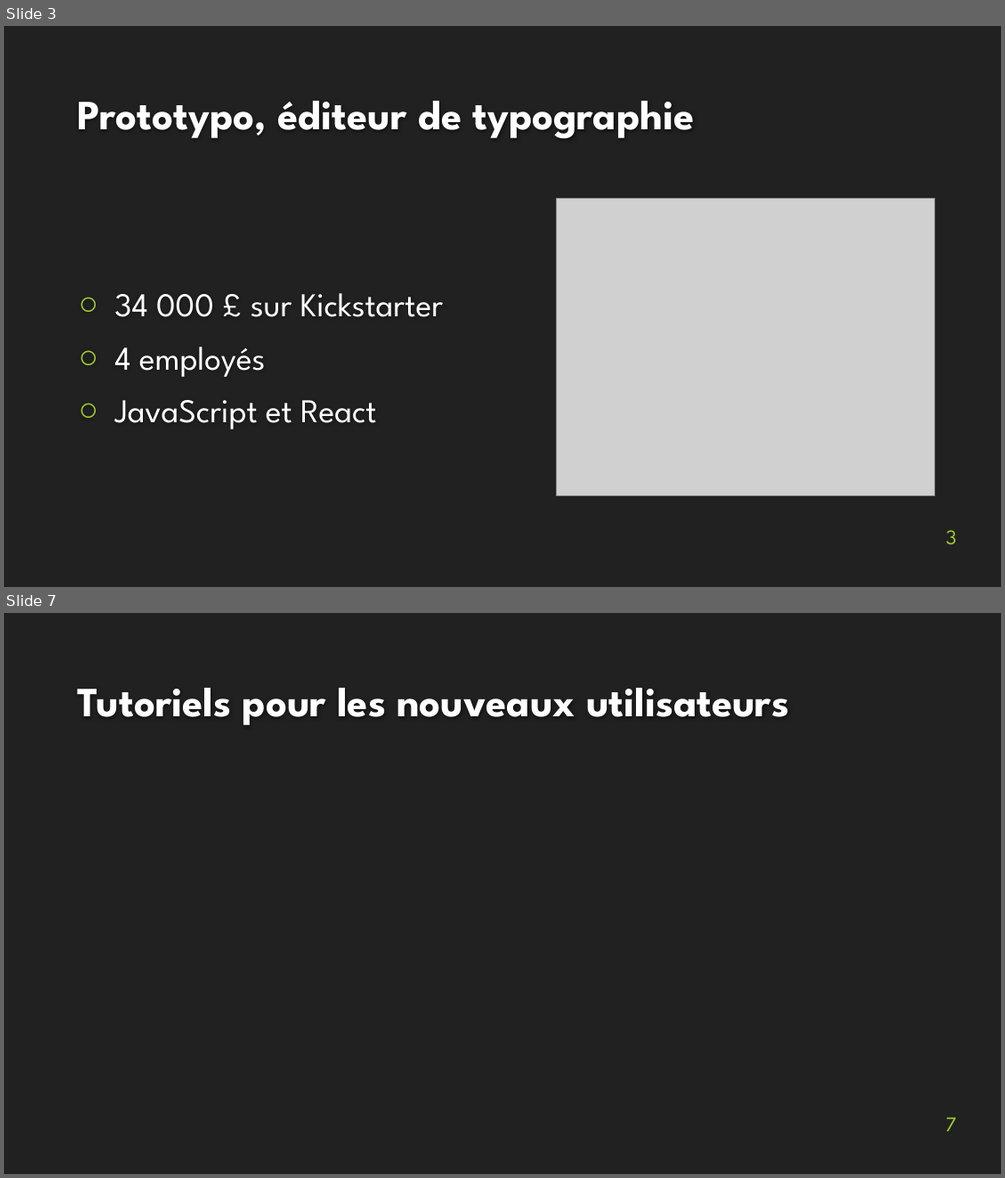
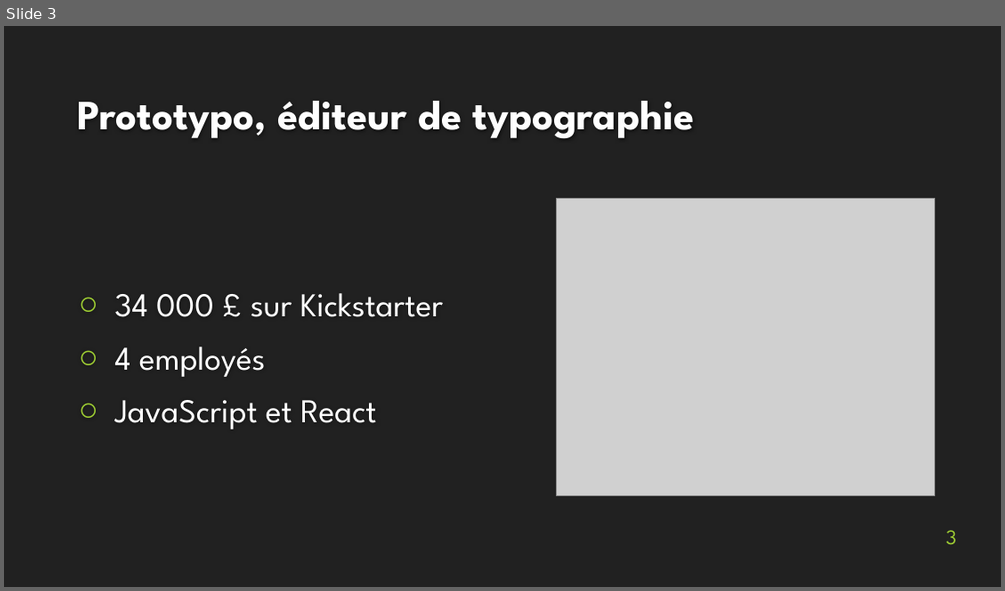
Before and after one commit to MartinBolot/Cours-IUT-Lyon1, a slide deck: Stage/Soutenance/presentation_soutenance.pptx. Shown one above the other, each under a label of ours: slides 3 and 7 before the commit, slide 3 after it; the slides between them are not shown. The pictures are 1005x1178 and 1005x591 pixels, drawn with LibreOffice and Linux fonts; fonts in the diff are those of the drawing; grey boxes stand for pictures; background and template pictures are left out. Boxes give left, top, right and bottom in pixels: in the first picture for what was removed or moved away, otherwise in the second. Text is boxed around its words. In the diff, an @@ line names an element or a change of style, - is before the commit and + after.

```diff
--- a/Stage/Soutenance/presentation_soutenance.pptx
+++ b/Stage/Soutenance/presentation_soutenance.pptx
@@ slide 7 removed at [4, 613, 1001, 1174], background #212121 @@
@@ title removed at [78, 688, 789, 725] @@
-Tutoriels pour les nouveaux utilisateurs
@@ page number removed at [946, 1117, 956, 1131] @@
-7
```
Also in this commit, not shown: 7 slides added, 4 other slides removed, 1 other file.
